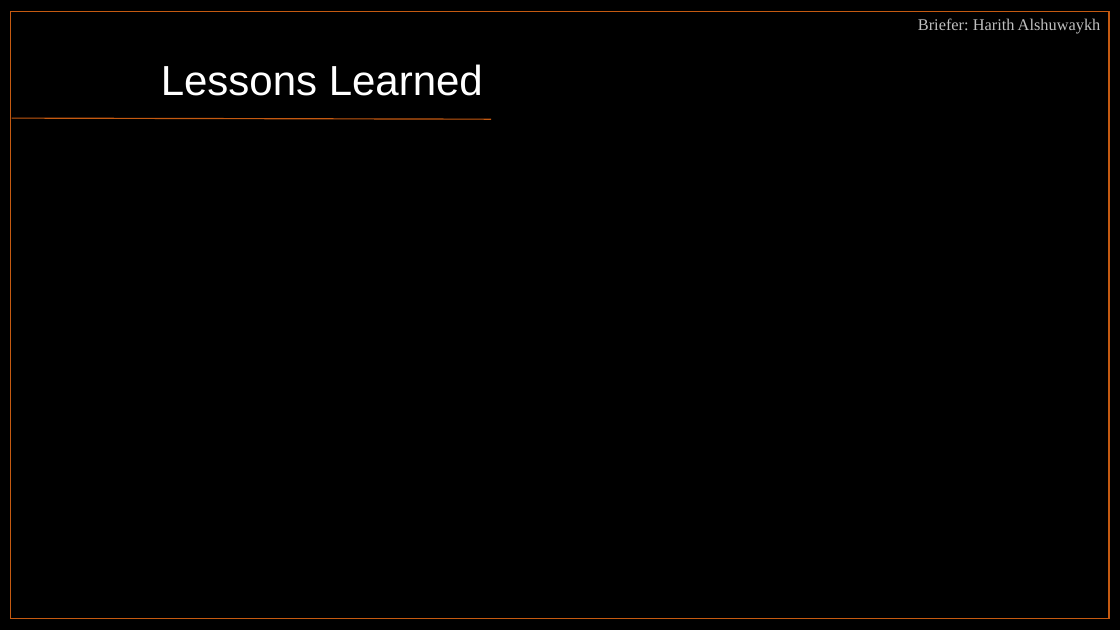
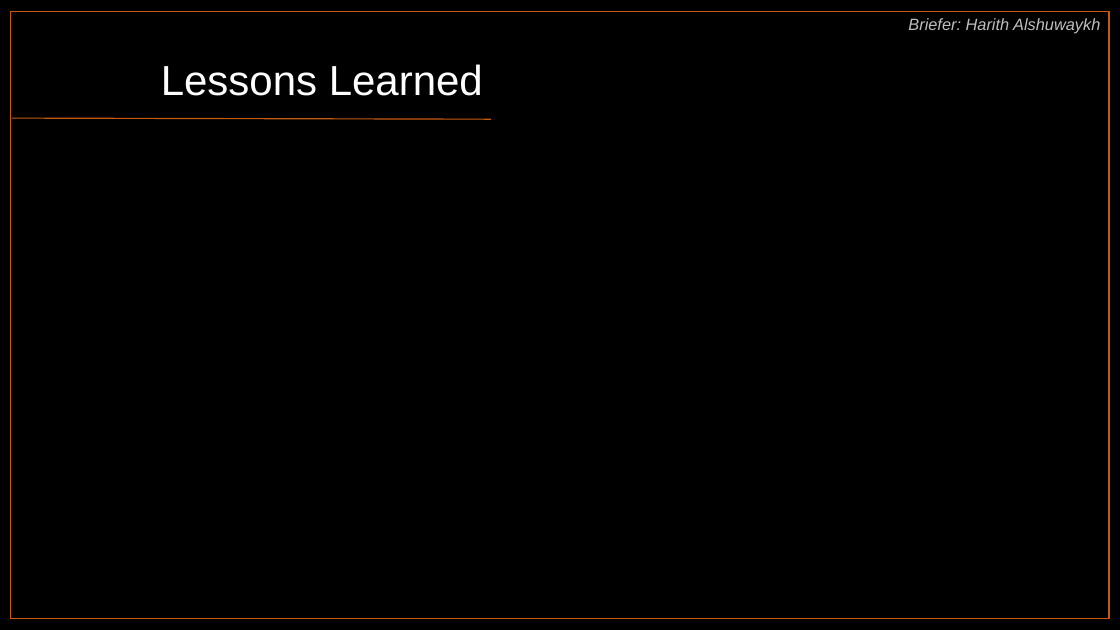
Before and after one commit to harithmd1/project1_group2, a slide deck: slide 17 of MACD_Indicators_Group_2.pptx (slide 11 before the commit). Drawn at 1120x630 pixels with LibreOffice and Linux fonts; fonts in the diff are those of the drawing. Boxes give left, top, right and bottom in pixels: in the first picture for what was removed or moved away, otherwise in the second. Text is boxed around its words. In the diff, an @@ line names an element or a change of style, - is before the commit and + after.

```diff
--- a/MACD_Indicators_Group_2.pptx
+++ b/MACD_Indicators_Group_2.pptx
@@ text "Briefer: Harith Alshuwaykh" at (x1=908, y1=18, x2=1100, y2=34): font Times New Roman to Arial, italic on @@
```
Also in this commit, not shown: 9 other slides changed, 6 slides added.
